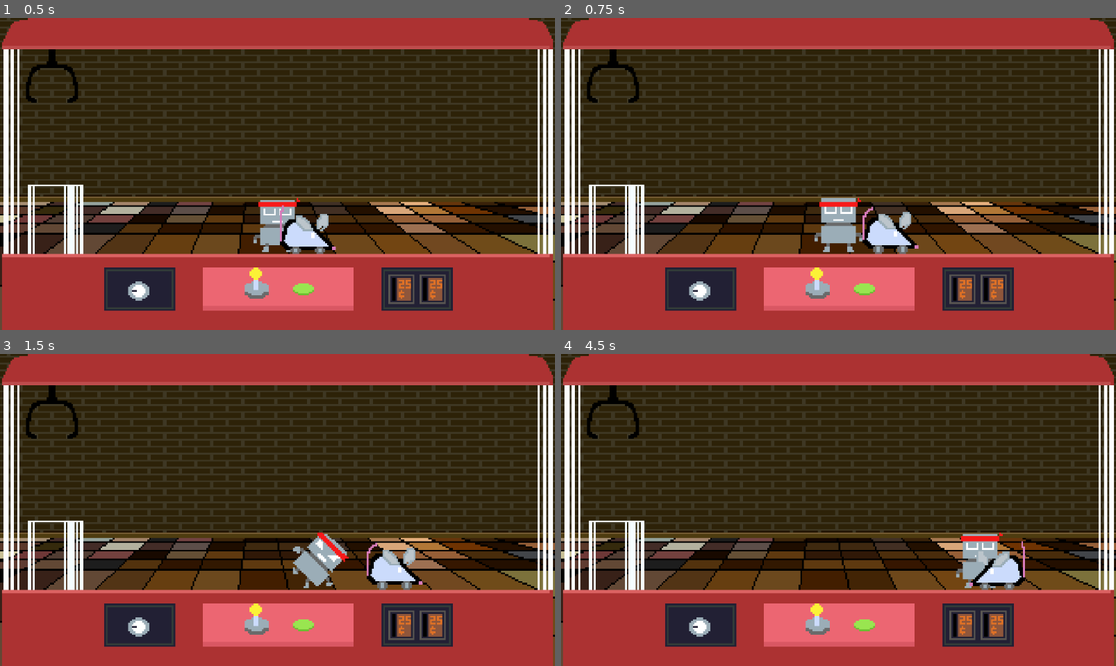
Above: before the commit, frames 1-4 (two rows, left to right).
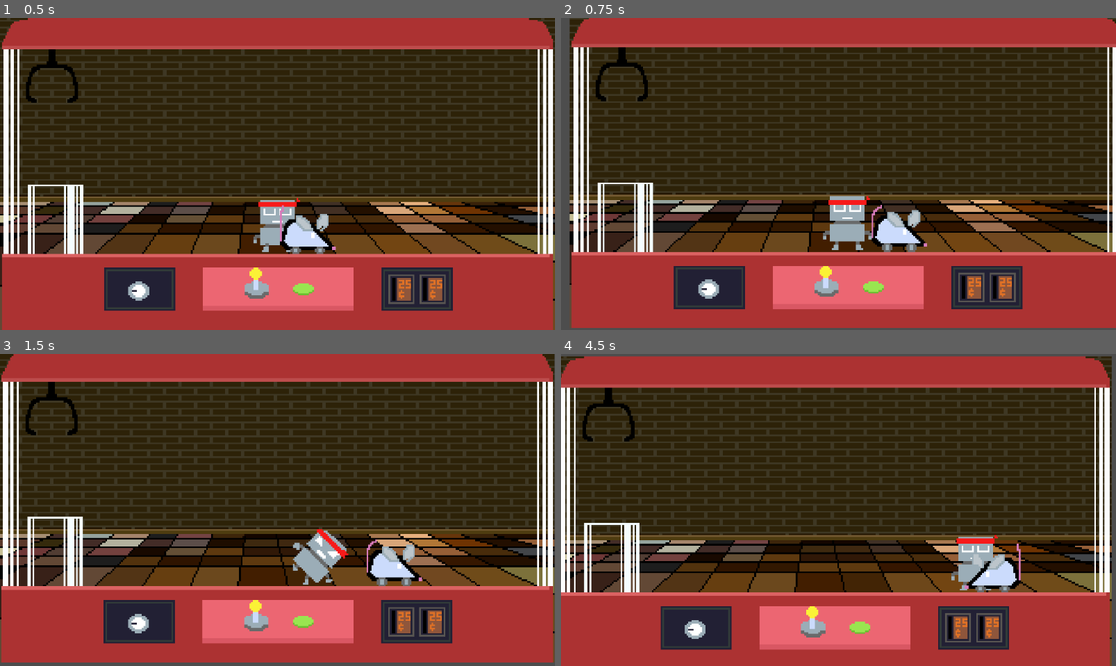
Above: after the commit, the same moments.

Repository: Jossulus/gamedevjs-jam
Game: Godot game, scene res://Scenes/game.tscn
Two runs of this game, one before a commit and one after it. Both use one fixed random seed, a clock stepped at 60 frames per second and the inputs below.
Inputs (mouse positions are in pixels of both pictures, inside the frame that each line leads up to):
- Up to frame 1 (0.5 s): no input
- Up to frame 2 (0.75 s): move the mouse to (960, 158) at 0.52 s; hold Keypad 6 (test_push_right) from 0.53 s (still down); click (960, 158) at 0.6 s
- Up to frame 3 (1.5 s): keep holding Keypad 6 (test_push_right); tap W (claw_up) at 0.77 s; move the mouse to (166, 525) at 1.27 s; click (166, 525) at 1.35 s
- Up to frame 4 (4.5 s): tap W (claw_up) at 1.52, 3.02, 3.77 s; move the mouse to (894, 441) at 2.02 s; release Keypad 6 (test_push_right) at 2.03 s; hold Keypad 4 (test_push_left) 2.03-2.78 s; click (894, 441) at 2.1 s; move the mouse to (810, 572) at 2.77 s; hold Keypad 6 (test_push_right) 2.78-4.28 s; click (810, 572) at 2.85 s; move the mouse to (1005, 556) at 3.52 s; click (1005, 556) at 3.6 s; move the mouse to (672, 463) at 4.27 s; hold Keypad 4 (test_push_left) from 4.28 s (still down); click (672, 463) at 4.35 s

Frame 1 is identical in both runs. In frame 2, 40% of the frame differs, in the area x 0-100%, y 0-100%; in frame 3, 35%; in frame 4, 39%.

Commit message:
screen shake for kick

Diff:
--- /dev/null
+++ b/gamedev.js-entry/Objects/Camera/camera.gd
@@ -0,0 +1,36 @@
+extends Camera2D
+
+@export var decay: float = 5.0       # How quickly the shake fades
+@export var max_offset: float = 20.0 # Maximum shake offset (pixels)
+@export var max_roll: float = 5.0    # Maximum rotation (degrees)
+@export var noise_speed: float = 30.0
+
+var trauma: float = 0.0
+var trauma_power: float = 2.0
+
+var noise := FastNoiseLite.new()
+var noise_y := 0.0
+
+func _ready():
+	noise.seed = randi()
+	noise.frequency = 0.1
+
+func _process(delta):
+	if trauma > 0:
+		trauma = max(trauma - decay * delta, 0)
+		shake()
+
+func add_trauma(amount: float):
+	trauma = clamp(trauma + amount, 0.0, 1.0)
+
+func shake():
+	var amount = pow(trauma, trauma_power)
+
+	noise_y += noise_speed * get_process_delta_time()
+
+	var offset_x = max_offset * amount * noise.get_noise_2d(0, noise_y)
+	var offset_y = max_offset * amount * noise.get_noise_2d(100, noise_y)
+	var rot = deg_to_rad(max_roll * amount * noise.get_noise_2d(200, noise_y))
+
+	offset = Vector2(offset_x, offset_y)
+	rotation = rot
--- a/gamedev.js-entry/Objects/Claw/claw.gd
+++ b/gamedev.js-entry/Objects/Claw/claw.gd
@@ -194,6 +194,8 @@
 
 func push(direction : Vector2, strength : int) -> void:
 	push_velocity += direction.normalized() * strength
+	if get_viewport().get_camera_2d().has_method('add_trauma'):
+		get_viewport().get_camera_2d().add_trauma(strength)
 	drop()
 
 func _input(_event: InputEvent) -> void:
--- a/gamedev.js-entry/Objects/Items/Kick Robot/kick_robot.gd
+++ b/gamedev.js-entry/Objects/Items/Kick Robot/kick_robot.gd
@@ -69,7 +69,6 @@
 
 
 func _physics_process(delta: float) -> void:
-	print(state)
 	if get_direction_to_claw() < 0:
 		$AnimatedSprite2D.flip_h = false
 	elif get_direction_to_claw() > 0:
--- a/gamedev.js-entry/Scenes/game.tscn
+++ b/gamedev.js-entry/Scenes/game.tscn
@@ -1,6 +1,7 @@
 [gd_scene format=3 uid="uid://2q1j8jt3cft6"]
 
 [ext_resource type="PackedScene" uid="uid://b7v2qb0djp0yf" path="res://Objects/Claw/claw.tscn" id="1_ebmjs"]
+[ext_resource type="Script" uid="uid://006amvov5kd0" path="res://Objects/Camera/camera.gd" id="2_1l0tm"]
 [ext_resource type="Texture2D" uid="uid://bl4t6gcprkaov" path="res://Objects/Arcade/WideArcadeBG320x180.png" id="2_wrm1d"]
 [ext_resource type="Script" uid="uid://4gssiuyb1hh1" path="res://Objects/Drop Off Area/drop_off_area.gd" id="4_3dryh"]
 [ext_resource type="PackedScene" uid="uid://8autcvnmsahw" path="res://Objects/Items/Kick Robot/kick_robot.tscn" id="4_wowpa"]
@@ -22,8 +23,14 @@
 left_ground_marker = NodePath("../Boundary Markers/Left Ground Marker")
 right_ground_marker = NodePath("../Boundary Markers/RightBoundary")
 
-[node name="Camera2D" type="Camera2D" parent="." unique_id=1779705703]
+[node name="Camera2D" type="Camera2D" parent="Claw" unique_id=1779705703]
 zoom = Vector2(3.6, 3.6)
+limit_left = -160
+limit_top = -90
+limit_right = 160
+limit_bottom = 90
+position_smoothing_enabled = true
+script = ExtResource("2_1l0tm")
 
 [node name="Arcade" type="Sprite2D" parent="." unique_id=1178266821]
 z_index = 1
Not shown, added: gamedev.js-entry/Objects/Camera/camera.gd.uid
